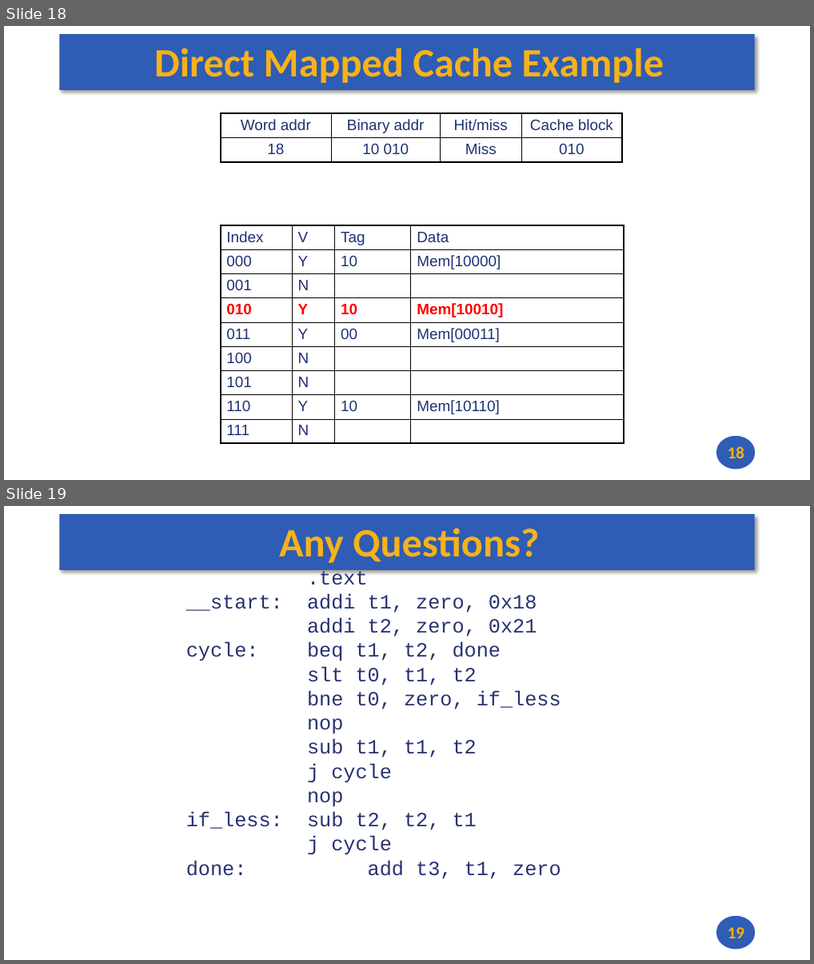
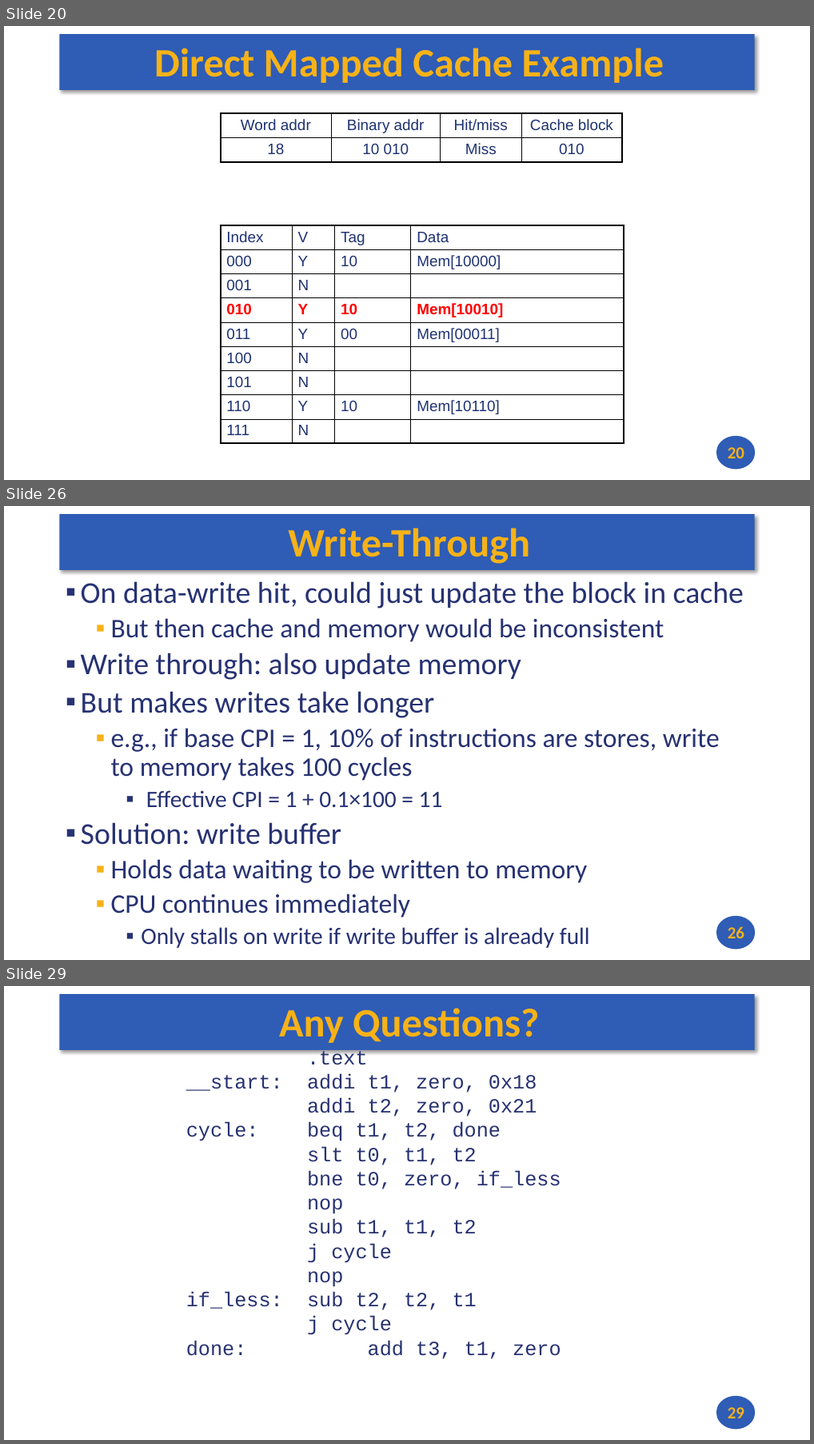
Before and after one commit to andrewt0301/hse-acos-course, a slide deck: docs/part1ca/11_Caches/CA_Lecture_11.pptx. Shown one above the other, each under a label of ours: slides 18 and 19 before the commit, slides 20, 26 and 29 after it; the slides between them are not shown. The pictures are 814x964 and 814x1444 pixels, drawn with LibreOffice and Linux fonts; fonts in the diff are those of the drawing. Boxes give left, top, right and bottom in pixels: in the first picture for what was removed or moved away, otherwise in the second. Text is boxed around its words. In the diff, an @@ line names an element or a change of style, - is before the commit and + after.

```diff
--- a/docs/part1ca/11_Caches/CA_Lecture_11.pptx
+++ b/docs/part1ca/11_Caches/CA_Lecture_11.pptx
@@ slide 26 added at [4,506,810,960], background #FFFFFF; not listed: 2 template elements that a slide beside it also shows @@
@@ title added at [288,528,530,564], 48 pt, text #F7B217, bold @@
+Write-Through
@@ text added at [81,581,744,948], 32 pt, text #273272 @@
+▪ On data-write hit, could just update the block in cache
+  ▪ But then cache and memory would be inconsistent
+▪ Write through: also update memory
+▪ But makes writes take longer
+  ▪ e.g., if base CPI = 1, 10% of instructions are stores, write to memory takes 100 cycles
+    ▪ Effective CPI = 1 + 0.1×100 = 11
+▪ Solution: write buffer
+  ▪ Holds data waiting to be written to memory
+  ▪ CPU continues immediately
+    ▪ Only stalls on write if write buffer is already full
@@ page number added at [728,926,745,938], 20 pt, text #F7B217, bold @@
+26
@@ what was slide 18 is now slide 20 @@
@@ page number at [728,447,745,458]: text changed @@
-18
+20
@@ what was slide 19 is now slide 29 @@
@@ page number at [728,1407,745,1418]: text changed @@
-19
+29
```
Also in this commit, not shown: 1 slide changed, 9 other slides added, 1 other file.
